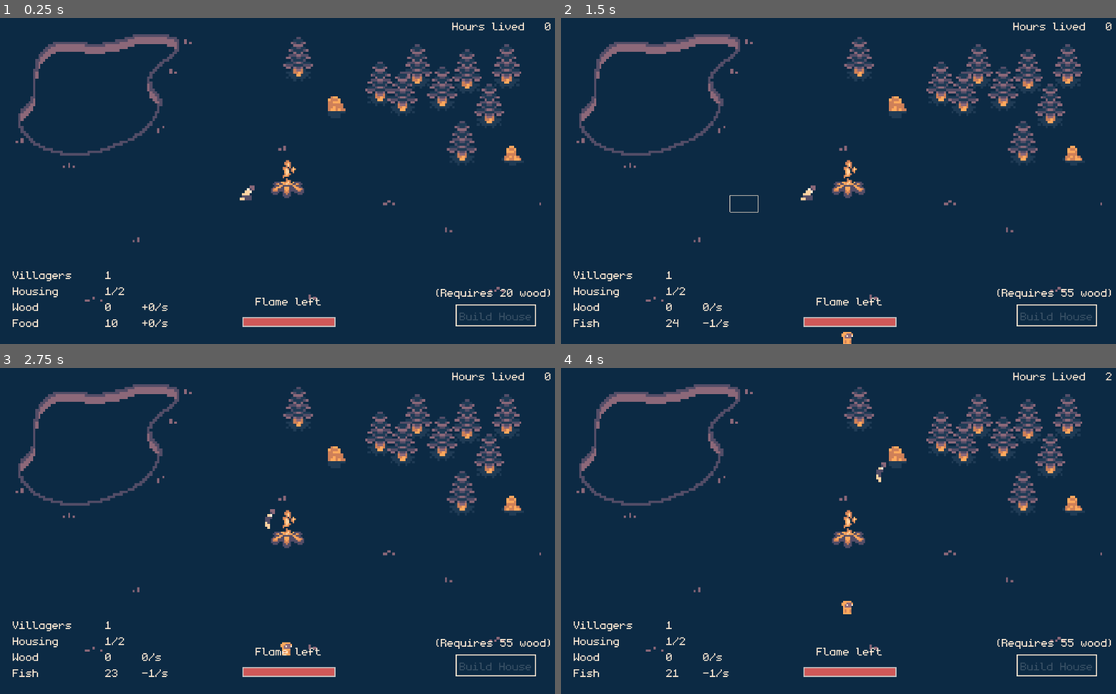
Above: before the commit, frames 1-4 (two rows, left to right).
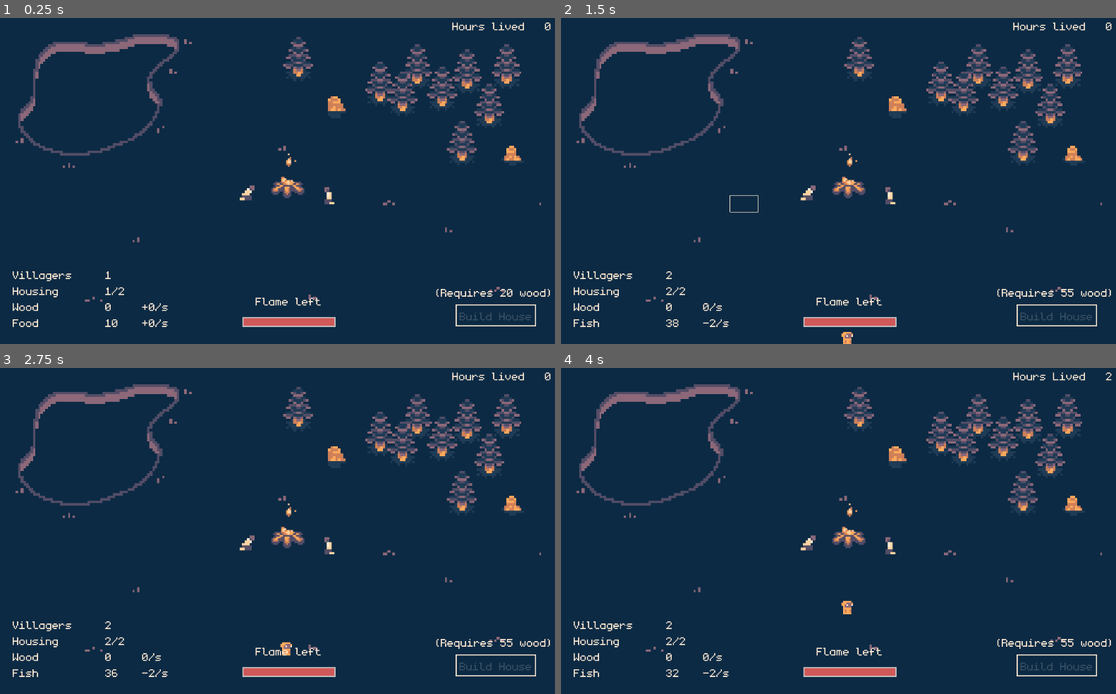
Above: after the commit, the same moments.

Repository: Michael12309/Ludum-Dare-52
Game: Godot game, scene res://Main.tscn
Two runs of this game, one before a commit and one after it. Both use one fixed random seed, a clock stepped at 60 frames per second and the inputs below. This scene is started directly instead of the project's main scene.
Inputs (mouse positions are in pixels of both pictures, inside the frame that each line leads up to):
- Up to frame 1 (0.25 s): no input
- Up to frame 2 (1.5 s): drag from (927, 96) to (849, 187) at 0.52 s; drag from (727, 194) to (816, 246) at 1.27 s
- Up to frame 3 (2.75 s): move the mouse to (338, 456) at 2.02 s; click (338, 456) at 2.17 s
- Up to frame 4 (4 s): drag from (816, 596) to (672, 478) at 2.77 s; move the mouse to (1010, 579) at 3.52 s; click (1010, 579) at 3.67 s

The runs differ from the first frame. In frame 1, 0.2% of the frame differs, in the area x 49-61%, y 41-58%; in frame 2, 0.3%; in frame 3, 0.4%; in frame 4, 0.4%, in the area x 18-61%, y 28-95%.

Commit message:
change control, add icons, add villager

Diff:
--- a/Fire.tscn
+++ b/Fire.tscn
@@ -33,7 +33,7 @@
 position = Vector2( 3, -13 )
 scale = Vector2( 0.5, 0.5 )
 frames = SubResource( 1 )
-frame = 3
+frame = 5
 playing = true
 
 [node name="CollisionShape2D" type="CollisionShape2D" parent="."]
--- a/HUDScript.gd
+++ b/HUDScript.gd
@@ -1,10 +1,10 @@
 extends CanvasLayer
 
-var villager_count = 1
+var villager_count = 2
 var housing_count = 2
 var wood_count = 0
 var wood_increase = 0
-var food_count = 25
+var food_count = 40
 var food_increase = 0
 
 var house_cost = 55
@@ -73,7 +73,7 @@
 func _on_Button_pressed():
 	if (not outro):
 		wood_count -= house_cost
-		house_cost = round(house_cost * 3.2)
+		house_cost = round(house_cost * 4.1)
 		housing_count += 2
 		emit_signal("build_house")
 
--- a/Main.tscn
+++ b/Main.tscn
@@ -12,12 +12,12 @@
 
 [sub_resource type="Curve2D" id=3]
 _data = {
-"points": PoolVector2Array( 0, 0, 0, 0, 653, 171, 0, 0, 0, 0, 689, 197, 0, 0, 0, 0, 726, 201, 0, 0, 0, 0, 756.785, 210.133, 0, 0, 0, 0, 792.543, 210.133, 0, 0, 0, 0, 806.498, 231.003, 0, 0, 0, 0, 804.753, 278.832, 0, 0, 0, 0, 857.082, 287.528 )
+"points": PoolVector2Array( 0, 0, 0, 0, 689, 197, 0, 0, 0, 0, 726, 201, 0, 0, 0, 0, 756.785, 210.133, 0, 0, 0, 0, 792.543, 210.133, 0, 0, 0, 0, 806.498, 231.003, 0, 0, 0, 0, 804.753, 278.832, 0, 0, 0, 0, 857.082, 287.528 )
 }
 
 [sub_resource type="Curve2D" id=4]
 _data = {
-"points": PoolVector2Array( 0, 0, 0, 0, 317.176, 119.793, 0, 0, 0, 0, 317.176, 145.96, 0, 0, 0, 0, 320.706, 174.22, 0, 0, 0, 0, 314.023, 185.407, 0, 0, 0, 0, 304.824, 204.573, 0, 0, 0, 0, 280.118, 230.74, 0, 0, 0, 0, 246.588, 251.673, 0, 0, 0, 0, 220.118, 264.233, 0, 0, 0, 0, 185.706, 267.373 )
+"points": PoolVector2Array( 0, 0, 0, 0, 317.176, 145.96, 0, 0, 0, 0, 320.706, 174.22, 0, 0, 0, 0, 314.023, 185.407, 0, 0, 0, 0, 304.824, 204.573, 0, 0, 0, 0, 280.118, 230.74, 0, 0, 0, 0, 246.588, 251.673, 0, 0, 0, 0, 220.118, 264.233, 0, 0, 0, 0, 185.706, 267.373 )
 }
 
 [sub_resource type="DynamicFont" id=5]
@@ -44,6 +44,10 @@
 [node name="Villager" parent="YSort" instance=ExtResource( 1 )]
 position = Vector2( 448, 324 )
 
+[node name="Villager2" parent="YSort" instance=ExtResource( 1 )]
+position = Vector2( 602, 331 )
+initially_flipped = true
+
 [node name="HouseSpawn1" type="Node2D" parent="YSort"]
 position = Vector2( 303, 392 )
 
@@ -67,14 +71,17 @@
 [node name="CollisionPolygon2D" type="CollisionPolygon2D" parent="TreesStaticBody2d"]
 polygon = PoolVector2Array( 41, 28, 83, 37, 129, 23, 162, 47, 160, 114, 178, 120, 201, 62, 233, 64, 250, 44, 255, -2, 279, -90, 73, -93, 0, -50, 0, 7 )
 
+[node name="CollisionPolygon2D2" type="CollisionPolygon2D" parent="TreesStaticBody2d"]
+polygon = PoolVector2Array( -131, -106, -150, -52, -99, -50, -124, -108 )
+
 [node name="WoodCuttingPath" type="Path2D" parent="."]
 position = Vector2( -118.728, -38.6391 )
 scale = Vector2( 1.1466, 1.14994 )
 curve = SubResource( 3 )
 
 [node name="PathFollow2D" type="PathFollow2D" parent="WoodCuttingPath"]
-position = Vector2( 675.806, 187.471 )
-rotation = 0.6255
+position = Vector2( 716.956, 200.022 )
+rotation = 0.101171
 offset = 28.12
 
 [node name="PondStaticBody" type="StaticBody2D" parent="."]
@@ -89,21 +96,26 @@
 curve = SubResource( 4 )
 
 [node name="PathFollow2D" type="PathFollow2D" parent="PondPath"]
-position = Vector2( 317.176, 119.793 )
-rotation = 1.5708
+position = Vector2( 317.176, 145.96 )
+rotation = 1.44654
 
 [node name="PondArea" type="Area2D" parent="."]
 
 [node name="CollisionPolygon2D" type="CollisionPolygon2D" parent="PondArea"]
-polygon = PoolVector2Array( 362, 82, 335, 128, 343, 202, 308, 253, 263, 286, 190, 302, 113, 305, 57, 286, 21, 266, -7, 221, -4, 103, 58, 5, 140, 8, 218, -4, 316, -1, 359, 7, 377, 63 )
+polygon = PoolVector2Array( 366, 84, 337, 122, 337, 192, 308, 247, 255, 287, 182, 300, 97, 304, 43, 291, 16, 267, -7, 221, 15, 128, 61, 25, 152, 15, 218, -4, 316, -1, 359, 7, 377, 63 )
 
 [node name="WoodArea" type="Area2D" parent="."]
 
 [node name="CollisionPolygon2D" type="CollisionPolygon2D" parent="WoodArea"]
-polygon = PoolVector2Array( 627, 64, 599, 137, 636, 193, 687, 221, 755, 218, 774, 255, 790, 306, 855, 317, 906, 302, 927, 260, 983, 213, 992, 131, 993, 70, 994, 19, 935, 9, 835, 18, 708, 16 )
+polygon = PoolVector2Array( 639, 65, 624, 148, 650, 202, 715, 218, 766, 225, 775, 248, 776, 296, 865, 314, 890, 279, 910, 248, 950, 237, 983, 139, 983, 74, 982, 33, 934, 19, 834, 25, 712, 23 )
+
+[node name="CollisionPolygon2D2" type="CollisionPolygon2D" parent="WoodArea"]
+position = Vector2( 3, 0 )
+polygon = PoolVector2Array( 502, 43, 479, 109, 521, 147, 584, 138, 582, 59, 547, 19 )
 
 [node name="VillagerArrive" type="Timer" parent="."]
 wait_time = 6.0
+autostart = true
 
 [node name="EnemyArrive" type="Timer" parent="."]
 wait_time = 0.35
@@ -125,10 +137,6 @@
 [node name="EnemySpawn4" type="Node2D" parent="."]
 position = Vector2( 281, 644 )
 
-[node name="AllowVillagerArrive" type="Timer" parent="."]
-wait_time = 21.0
-autostart = true
-
 [node name="HoursLived" type="Label" parent="."]
 margin_left = 821.0
 margin_top = 8.0
@@ -140,11 +148,6 @@
 
 [node name="HoursLivedTimer" type="Timer" parent="."]
 wait_time = 3.0
-autostart = true
-
-[node name="FirstEnemyArrive" type="Timer" parent="."]
-wait_time = 7.0
-one_shot = true
 autostart = true
 
 [connection signal="build_house" from="HUD" to="." method="_on_HUD_build_house"]
@@ -159,6 +162,4 @@
 [connection signal="timeout" from="VillagerArrive" to="." method="_on_VillagerArrive_timeout"]
 [connection signal="timeout" from="EnemyArrive" to="." method="_on_EnemyArrive_timeout"]
 [connection signal="timeout" from="ShortenEnemySpawn" to="." method="_on_ShortenEnemySpawn_timeout"]
-[connection signal="timeout" from="AllowVillagerArrive" to="." method="_on_AllowVillagerArrive_timeout"]
 [connection signal="timeout" from="HoursLivedTimer" to="." method="_on_HoursLivedTimer_timeout"]
-[connection signal="timeout" from="FirstEnemyArrive" to="." method="_on_FirstEnemyArrive_timeout"]
--- a/MainScript.gd
+++ b/MainScript.gd
@@ -10,9 +10,8 @@
 var housePackedScene
 var enemyPackedScene
 
-# entered on startup I dont know why
-var villagers_in_pond = -1
-var villagers_in_trees = -1
+var villagers_in_pond = 0
+var villagers_in_trees = 0
 
 var enemy_spawn_chance = 26
 
@@ -28,7 +27,7 @@
 	enemyPackedScene = preload("res://Enemy.tscn")
 
 func _on_TreesStaticBody2d_input_event(viewport, event, shape_idx):
-	if event is InputEventMouseButton and event.button_index == BUTTON_LEFT:
+	if event is InputEventMouseButton and event.button_index == BUTTON_RIGHT:
 		# I don't know why this works
 		if event.pressed:
 			for unit in selected:
@@ -39,7 +38,7 @@
 
 
 func _on_PondStaticBody_input_event(viewport, event, shape_idx):
-	if event is InputEventMouseButton and event.button_index == BUTTON_LEFT:
+	if event is InputEventMouseButton and event.button_index == BUTTON_RIGHT:
 		if event.pressed:
 			for unit in selected:
 				if(unit.collider.name.begins_with("Villager") or unit.collider.name.begins_with("@Villager")):
@@ -48,13 +47,16 @@
 					unit.collider.move_to(move_to.position)
 
 func _unhandled_input(event):
+	if event is InputEventMouseButton and event.button_index == BUTTON_RIGHT:
+		if event.pressed:
+			for unit in selected:
+				if(unit.collider.name.begins_with("Villager") or unit.collider.name.begins_with("@Villager")):
+					unit.collider.move_to(event.position)
 	if event is InputEventMouseButton and event.button_index == BUTTON_LEFT:
 		if event.pressed:
 			for unit in selected:
 				if(unit.collider.name.begins_with("Villager") or unit.collider.name.begins_with("@Villager")):
-					unit.collider.move_to(event.position)
 					unit.collider.deselect()
-
 			dragging = true
 			drag_start_pos = event.position
 		elif dragging:
@@ -83,17 +85,24 @@
 
 
 func _on_PondArea_body_entered(body):
-	villagers_in_pond += 1
+	if(body.name.begins_with("Villager") or body.name.begins_with("@Villager")):
+		villagers_in_pond += 1
+		body.set_icon("fishing")
 
 func _on_PondArea_body_exited(body):
-	villagers_in_pond -= 1
+	if(body.name.begins_with("Villager") or body.name.begins_with("@Villager")):
+		villagers_in_pond -= 1
+		body.set_icon("none")
 
 func _on_WoodArea_body_entered(body):
-	villagers_in_trees += 1
+	if(body.name.begins_with("Villager") or body.name.begins_with("@Villager")):
+		villagers_in_trees += 1
+		body.set_icon("cutting")
 
 func _on_WoodArea_body_exited(body):
-	villagers_in_trees -= 1
-
+	if(body.name.begins_with("Villager") or body.name.begins_with("@Villager")):
+		villagers_in_trees -= 1
+		body.set_icon("none")
 
 func _on_VillagerArrive_timeout():
 	if randi() % 3 == 0 and $HUD.is_room_for_villager():
@@ -103,13 +112,11 @@
 		villager.move_to(Vector2(590, 315))
 		$HUD.add_villager(1)
 
-
 func _on_HUD_build_house():
 	house_num += 1
 	if (house_num <= 4):
 		var house = housePackedScene.instance()
 		get_node("YSort/HouseSpawn" + str(house_num)).add_child(house)
-
 
 func spawn_enemy():
 	var enemy = enemyPackedScene.instance()
@@ -122,31 +129,19 @@
 	if randi() % enemy_spawn_chance == 0:
 		spawn_enemy()
 
-
 func _on_ShortenEnemySpawn_timeout():
 	enemy_spawn_chance -= 1
 	if (enemy_spawn_chance < 1):
 		enemy_spawn_chance = 1
 
-
-func _on_AllowVillagerArrive_timeout():
-	$VillagerArrive.start()
-
-
-func _on_FirstEnemyArrive_timeout():
-	spawn_enemy()
-
-
 func _on_HoursLivedTimer_timeout():
 	hours_lived += 1
 	$HoursLived.text = "Hours Lived   " + str(hours_lived)
-
 
 func _on_HUD_food_death():
 	$HoursLivedTimer.stop()
 	$HUD.death("starvation", hours_lived)
 
-
 func _on_Fire_freeze_death():
 	$HoursLivedTimer.stop()
 	$HUD.death("freezing", hours_lived)
--- a/Villager.tscn
+++ b/Villager.tscn
@@ -11,6 +11,7 @@
 [ext_resource path="res://assets/villager/guy2_walking1-export3.png" type="Texture" id=9]
 [ext_resource path="res://assets/villager/guy2_walking1-export1.png" type="Texture" id=10]
 [ext_resource path="res://themes/progress_bar_theme.tres" type="Theme" id=11]
+[ext_resource path="res://assets/icons/fishing.png" type="Texture" id=12]
 
 [sub_resource type="CapsuleShape2D" id=5]
 radius = 6.0
@@ -52,9 +53,15 @@
 position = Vector2( -2, 4 )
 shape = SubResource( 5 )
 
+[node name="IconSprite" type="Sprite" parent="."]
+visible = false
+position = Vector2( 0, -35 )
+scale = Vector2( 0.5, 0.5 )
+texture = ExtResource( 12 )
+
 [node name="SelectedSprite" type="Sprite" parent="."]
 visible = false
-position = Vector2( 1, -25 )
+position = Vector2( -3.99999, 22 )
 texture = ExtResource( 3 )
 
 [node name="AnimatedSprite" type="AnimatedSprite" parent="."]
@@ -64,6 +71,7 @@
 animation = "walk1"
 
 [node name="HealthBar" type="ProgressBar" parent="."]
+visible = false
 margin_left = -16.0
 margin_top = 18.0
 margin_right = 254.0
--- a/VillagerScript.gd
+++ b/VillagerScript.gd
@@ -1,4 +1,6 @@
 extends KinematicBody2D
+
+export var initially_flipped = false
 
 var max_health = 100
 var health = max_health
@@ -15,6 +17,10 @@
 var walk_animation
 var sit_animation
 
+var fishingIcon = preload("res://assets/icons/fishing.png")
+var cuttingIcon = preload("res://assets/icons/cutting.png")
+var activity = "none"
+
 # Called when the node enters the scene tree for the first time.
 func _ready():
 	move_to_pos = position
@@ -22,6 +28,7 @@
 	var villager_type = (randi() % 2) + 1
 	walk_animation = "walk" + str(villager_type)
 	sit_animation = "sit" + str(villager_type)
+	$AnimatedSprite.flip_h = initially_flipped
 	$AnimatedSprite.playing = true
 
 func move_to(pos):
@@ -54,6 +61,16 @@
 
 	$HealthBar.value = health
 
+func set_icon(icon):
+	if (icon == "fishing"):
+		$IconSprite.show()
+		$IconSprite.texture = fishingIcon
+	elif (icon == "cutting"):
+		$IconSprite.show()
+		$IconSprite.texture = cuttingIcon
+	else:
+		$IconSprite.hide()
+
 func select():
 	selected = true
 	$SelectedSprite.show()
Not shown: 1 places in Villager.tscn that only renumber resources
Binary file added: assets/icons/cutting.png
Not shown, added: assets/icons/cutting.png.import
Binary file added: assets/icons/fishing.png
Not shown, added: assets/icons/fishing.png.import
